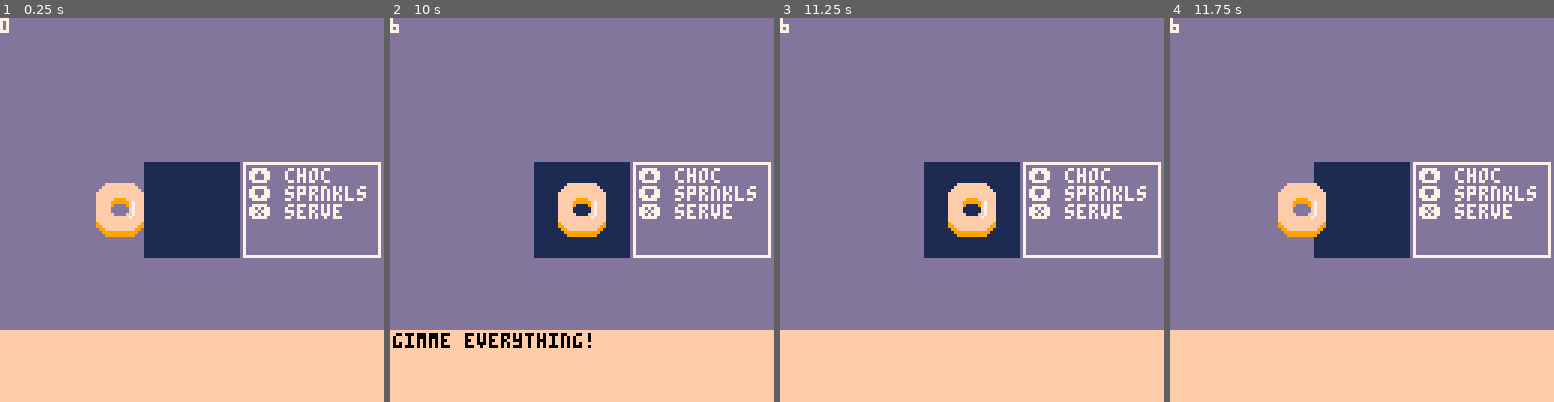
Above: before the commit, frames 1-4 (left to right).
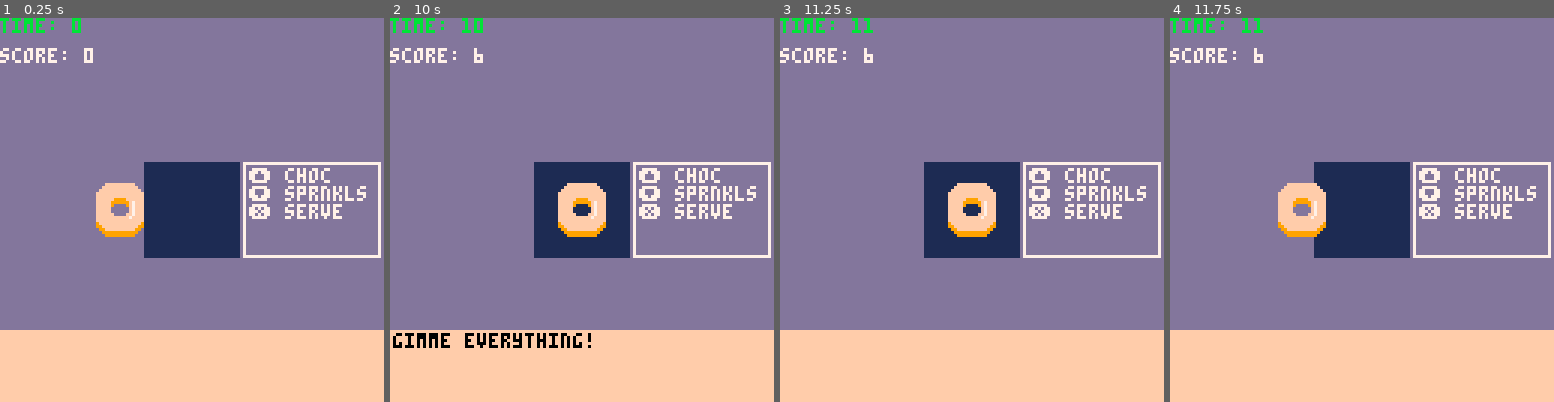
Above: after the commit, the same moments.

Repository: shen-sat/cook
Game: PICO-8 cartridge cook.p8
The game is run twice, just before and just after one commit, with the same random seed, the same clock (stepped at 60 frames per second) and the same inputs.
Inputs:
- Up to frame 1 (0.25 s): no input
- Up to frame 2 (10 s): tap X (X key) at 1.07, 2.07, 2.4, 2.73, 3.07, 3.4, 3.73, 4.07, 4.4, 4.73, 5.07, 5.4, 5.73, 6.07, 6.4, 6.73, 7.07, 7.4, 7.73, 8.07, 8.4, 8.73, 9.07, 9.4, 9.73 s; hold Down 2.42-2.82 s; hold Up 3.58-4.08 s; hold Down 4.58-5.08 s; hold Up 5.85-6.18 s; hold Down 6.68-7.08 s; hold Up 7.85-8.35 s; hold Down 8.85-9.35 s
- Up to frame 3 (11.25 s): tap X (X key) every 0.33 s from 10.07 to 11.07 s; hold Up 10.12-10.45 s; hold Down from 10.95 s (still down)
- Up to frame 4 (11.75 s): release Down at 11.35 s; tap X (X key) at 11.4, 11.73 s

The runs differ from the first frame. In frame 1, 0.7% of the frame differs, in the area x 0-25%, y 0-12%; in frame 2, 0.8%; in frame 3, 0.7%; in frame 4, 0.7%.

Commit message:
Add game over and timer

Diff:
--- a/cook.p8
+++ b/cook.p8
@@ -42,12 +42,18 @@
 
 function level_update()
   food:update()
+  if time() > 30 then run_game_over() end
 end
 
 function level_draw()
   cls()
   rectfill(0,0,127,127,13) --backgorund
-  print(score,0,0,7)
+  if time() < 20 then
+   print('time: '..flr(time()),0,0,11)
+  else
+   print('time: '..flr(time()),0,0,8)
+  end
+  print('score: '..score,0,10,7)
   rectfill(48,48,48 + 32 -1,48 + 32 -1,1) --stage
   -- line(0,63,63,63,0)
   -- line(63,63,63,127,0)
@@ -145,6 +151,23 @@
   return d
 end
 
+function run_game_over()
+ game.update = game_over_update
+ game.draw = game_over_draw
+end
+
+function game_over_update()
+ if btnp(5) then run_level() end
+end
+
+function game_over_draw()
+ cls()
+ rectfill(0,0,127,127,0) --backgorund
+ print('outta time!',0,0,7)
+ print('your score is: '..score,0,7,7)
+ print('hit x to try again',0,14,7)
+end
+
 __gfx__
 00000000000000000000000000000000000000000000000000000000000000000000000000000000000000000000000000000000000000000000000000000000
 00000000000000000000000000000000000000000000000000000000000000000000000000000000000000000000000000000000000000000000000000000000
